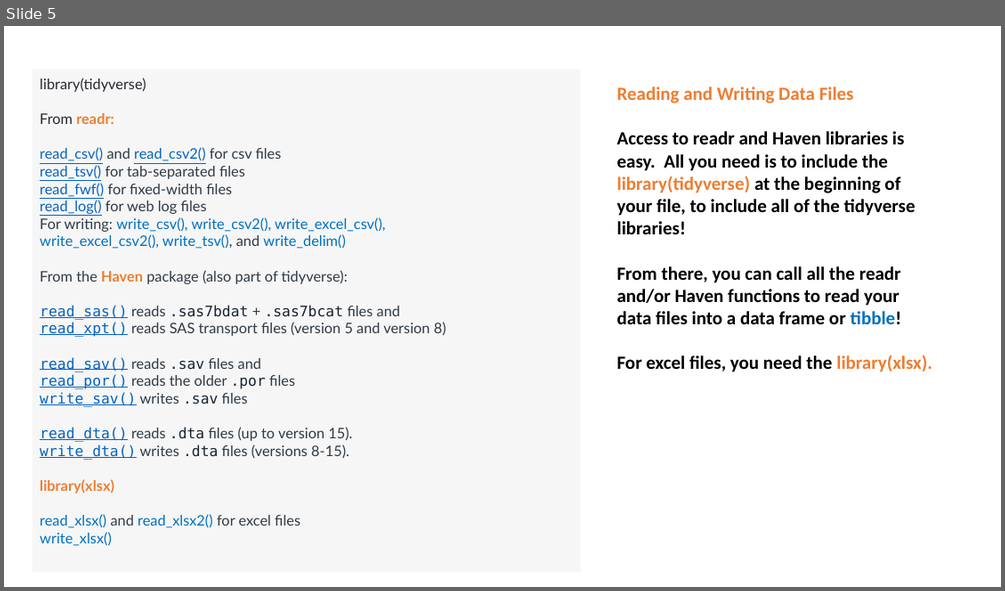
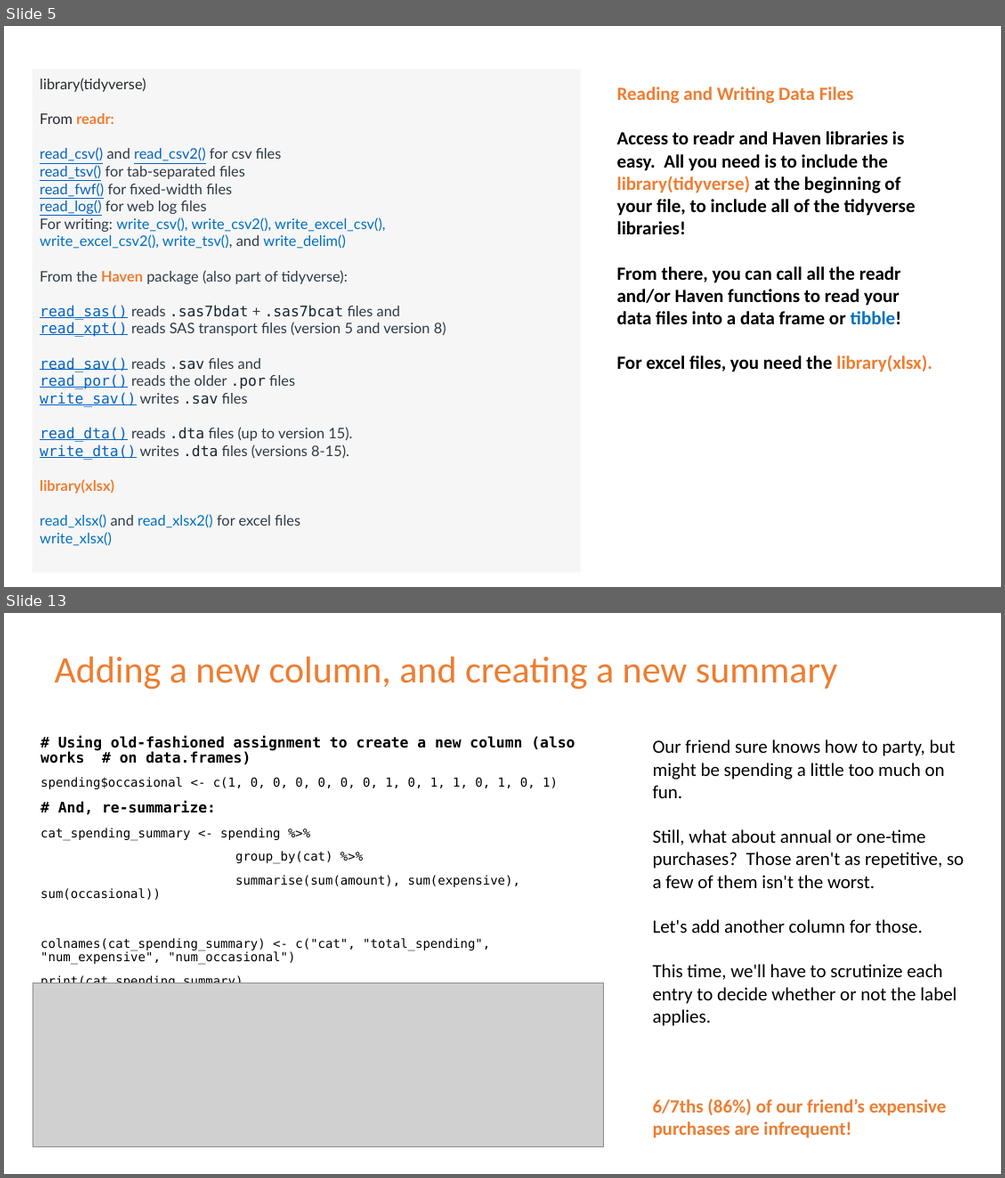
Before and after one commit to krashr-ds/R-cs-course, a slide deck: Lesson 6 - Reading and Wrangling Data with Tidyverse.pptx. Shown one above the other, each under a label of ours: slide 5 before the commit, slides 5 and 13 after it; the slides between them are not shown. The pictures are 1005x591 and 1005x1178 pixels, drawn with LibreOffice and Linux fonts; fonts in the diff are those of the drawing; grey boxes stand for pictures. Boxes give left, top, right and bottom in pixels: in the first picture for what was removed or moved away, otherwise in the second. Text is boxed around its words. In the diff, an @@ line names an element or a change of style, - is before the commit and + after.

```diff
--- a/Lesson 6 - Reading and Wrangling Data with Tidyverse.pptx
+++ b/Lesson 6 - Reading and Wrangling Data with Tidyverse.pptx
@@ slide 13 added at (x1=4, y1=613, x2=1001, y2=1174), background #FFFFFF @@
@@ title added at (x1=55, y1=657, x2=837, y2=690), 36 pt, text #ED7D31 @@
+Adding a new column, and creating a new summary
@@ text added at (x1=40, y1=735, x2=574, y2=983), 12 pt, text #000000 @@
+# Using old-fashioned assignment to create a new column (also works # on data.frames)
+spending$occasional <- c(1, 0, 0, 0, 0, 0, 0, 1, 0, 1, 1, 0, 1, 0, 1)
+# And, re-summarize:
+cat_spending_summary <- spending %>%
+group_by(cat) %>%
+summarise(sum(amount), sum(expensive), sum(occasional))
+colnames(cat_spending_summary) <- c("cat", "total_spending", "num_expensive", "num_occasional")
+print(cat_spending_summary)
@@ text added at (x1=653, y1=739, x2=963, y2=1138), 18 pt, text #000000 @@
+Our friend sure knows how to party, but might be spending a little too much on fun.
+Still, what about annual or one-time purchases? Those aren't as repetitive, so a few of them isn't the worst.
+Let's add another column for those.
+This time, we'll have to scrutinize each entry to decide whether or not the label applies.
+6/7ths (86%) of our friend’s expensive purchases are infrequent!
@@ picture added at (x1=33, y1=983, x2=603, y2=1147) @@
```
Also in this commit, not shown: 6 slides changed, 19 other slides added, 19 slides removed, 49 other files.
